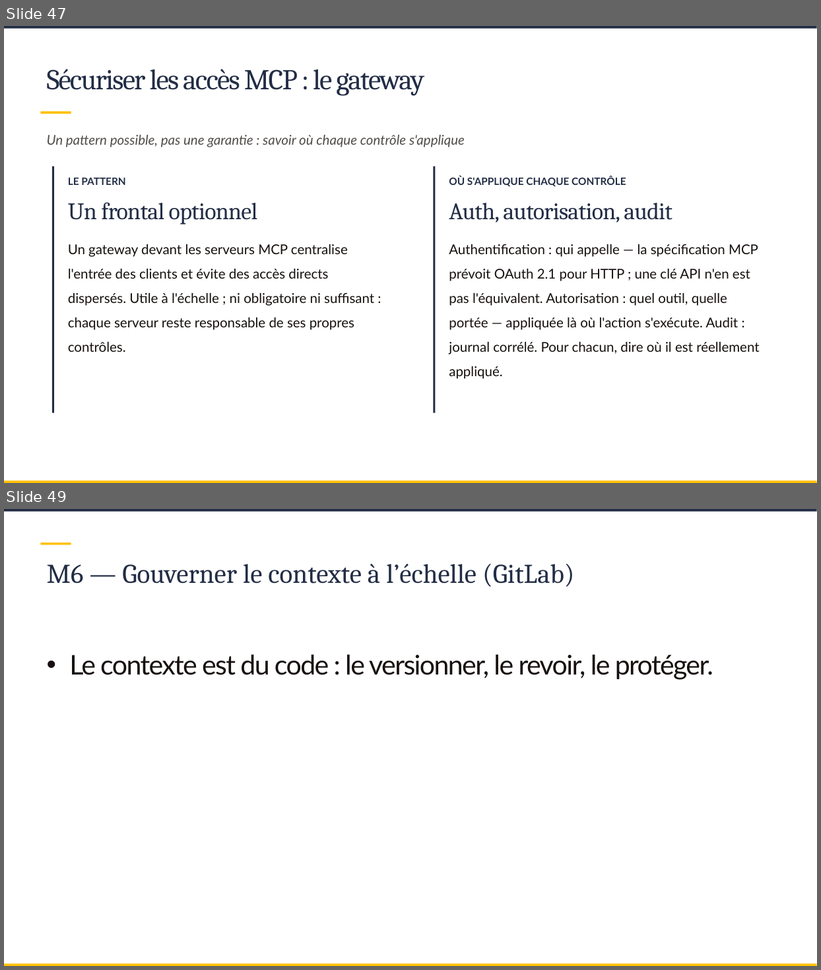
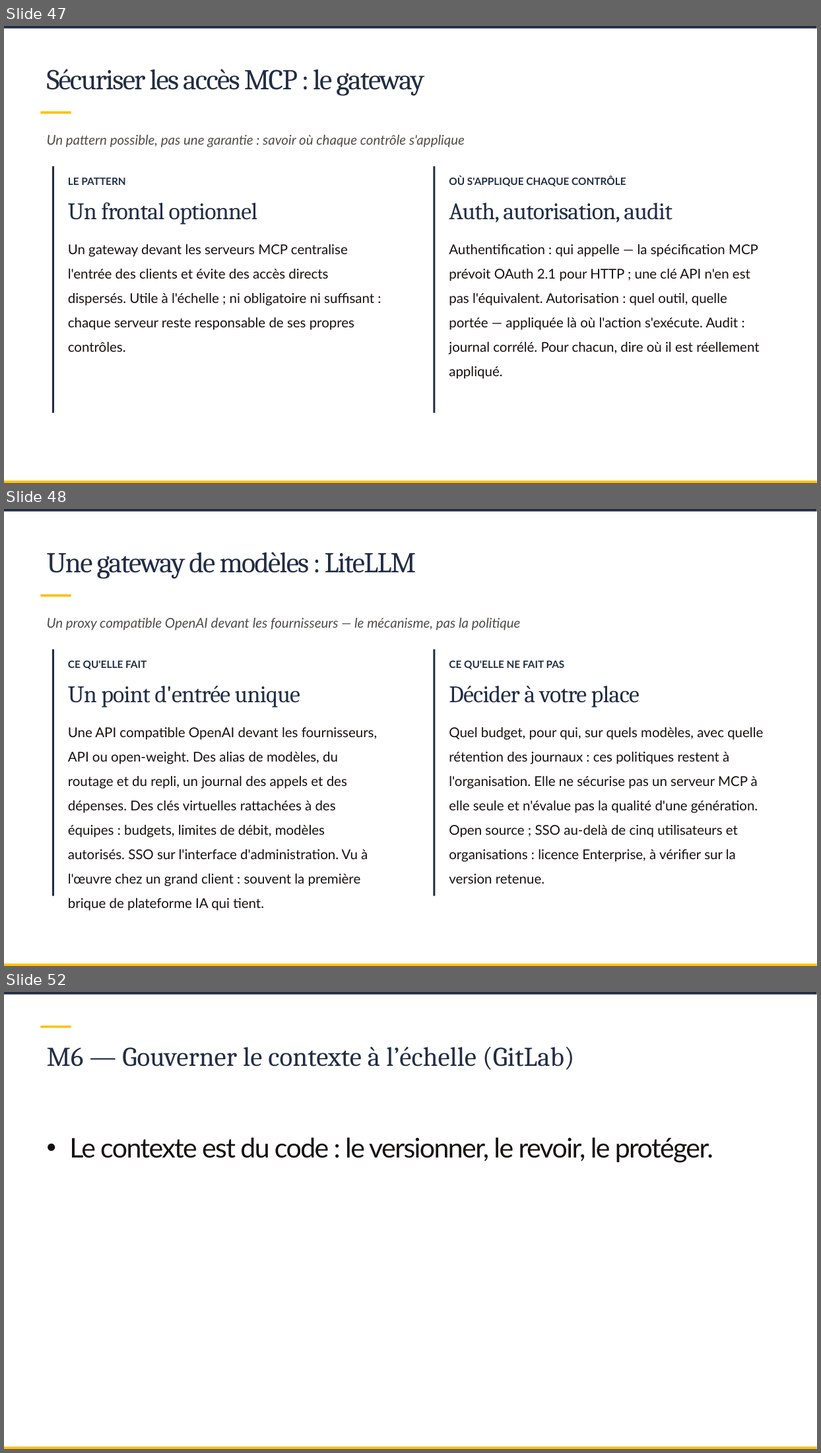
Before and after one commit to SCIAM-FR/formation-ia, a slide deck: slides/Support_formation_SCIAM.pptx. Shown one above the other, each under a label of ours: slides 47 and 49 before the commit, slides 47, 48 and 52 after it; the slides between them are not shown. The pictures are 821x970 and 821x1453 pixels, drawn with LibreOffice and Linux fonts; fonts in the diff are those of the drawing; background and template pictures are left out. Boxes give left, top, right and bottom in pixels: in the first picture for what was removed or moved away, otherwise in the second. Text is boxed around its words. In the diff, an @@ line names an element or a change of style, - is before the commit and + after.

```diff
--- a/slides/Support_formation_SCIAM.pptx
+++ b/slides/Support_formation_SCIAM.pptx
@@ slide 48 added at [4,509,817,966], background picture (left out); not listed: 5 template elements that a slide beside it also shows @@
@@ title added at [47,552,416,579], 34 pt, text #222D45 @@
+Une gateway de modèles : LiteLLM
@@ text added at [47,618,521,630], 16 pt, text #504C49, italic @@
+Un proxy compatible OpenAI devant les fournisseurs — le mécanisme, pas la politique
@@ text added at [68,660,147,670], 12 pt, text #222D45, bold @@
+CE QU'ELLE FAIT
@@ text added at [449,660,565,670], 12 pt, text #222D45, bold @@
+CE QU'ELLE NE FAIT PAS
@@ text added at [68,685,300,708], 28 pt, text #222D45 @@
+Un point d'entrée unique
@@ text added at [449,685,640,708], 28 pt, text #222D45 @@
+Décider à votre place
@@ text added at [68,727,377,887], 16 pt, text #16100E @@
+Une API compatible OpenAI devant les fournisseurs, API ou open-weight. Des alias de modèles, du routage et du repli, un journal des appels et des dépenses. Des clés virtuelles rattachées à des équipes : budgets, limites de débit, modèles autorisés. SSO sur l'interface d'administration. Vu à l'œuvre chez un grand client : souvent la première brique de plateforme IA qui tient.
@@ text added at [449,727,763,884], 16 pt, text #16100E @@
+Quel budget, pour qui, sur quels modèles, avec quelle rétention des journaux : ces politiques restent à l'organisation. Elle ne sécurise pas un serveur MCP à elle seule et n'évalue pas la qualité d'une génération. Open source ; SSO au-delà de cinq utilisateurs et organisations : licence Enterprise, à vérifier sur la version retenue.
@@ what was slide 49 is now slide 52 @@
```
Also in this commit, not shown: 4 slides changed, 2 other slides added, 9 other files.
